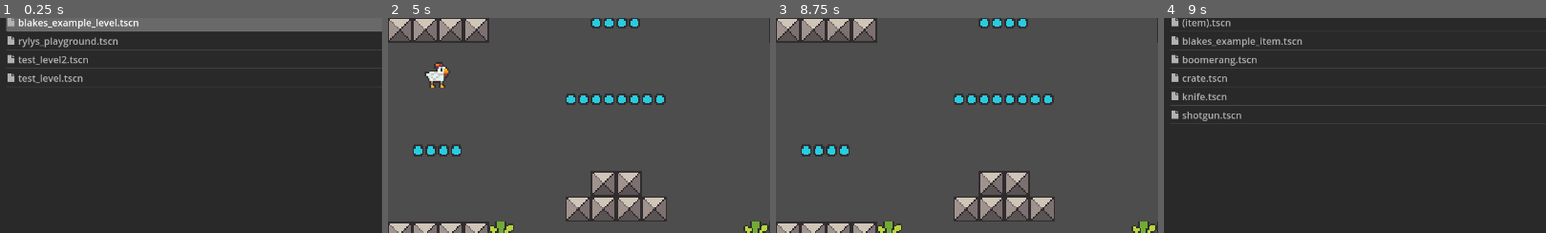
Above: before the commit, frames 1-4 (left to right).
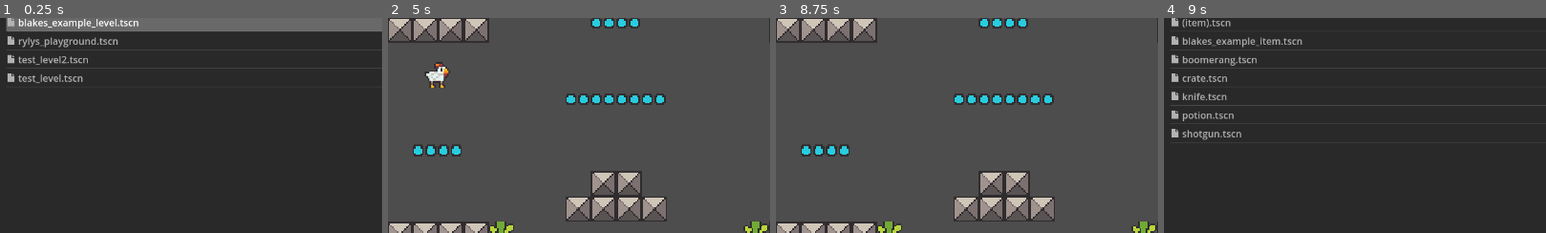
Above: after the commit, the same moments.

Repository: CiberTurtle/GamificationGame
Game: Godot game, scene res://main.tscn
Same seed, same stepped clock (60 frames per second), same inputs: the game is played once before the commit and once after it.
Inputs (mouse positions are % of the whole screen's width and height, from its top left):
- Up to frame 1 (0.25 s): no input
- Up to frame 2 (5 s): click (53, 12) at 0.52 s; type "12" at 0.6 s; click (25, 12) at 1.25 s; click (25, 12) at 2 s; click "Open" at 2.75 s; tap Enter at 3.5 s; move the mouse to (72, 45) at 3.52 s; hold Right (right) 3.53-4.28 s; hold Z (jump) 3.53-4.28 s; click (72, 45) at 3.67 s; move the mouse to (30, 55) at 4.27 s; hold Down (down) from 4.28 s (still down); tap X (action) at 4.35 s; tap Z (jump) at 4.52, 4.55, 4.82 s
- Up to frame 3 (8.75 s): move the mouse to (60, 28) at 5.02 s; release Down (down) at 5.03 s; hold Right (right) 5.03-5.75 s; hold Z (jump) 5.03-5.75 s; tap L at 5.1 s; click (77, 12) at 5.75 s; click (79, 12) at 6.5 s; click "All Recognized (*.tscn, *.scn)" at 7.25 s; click "Cancel" at 8 s
- Up to frame 4 (9 s): tap Space at 8.75 s; move the mouse to (45, 70) at 8.77 s; hold Up (ui_up) from 8.78 s (still down); tap I at 8.85 s; click (45, 70) at 8.92 s
The pictures show only the part of the screen within x 20-70%, y 20-70%; the shares and areas given below are measured in that part.

Frames 1-3 are identical in both runs. In frame 4, 0.7% of the frame differs, in the area x 2-21%, y 43-57%.

Commit message:
Stat Boost
Sorry Ryly I fucked with player, don't think I fucked anything up

Diff:
--- /dev/null
+++ b/items/potion.tscn
@@ -0,0 +1,25 @@
+[gd_scene load_steps=6 format=3 uid="uid://ol87uxcu0ntn"]
+
+[ext_resource type="PackedScene" uid="uid://dww6yjs6qfyhp" path="res://items/(item).tscn" id="1_qrm5i"]
+[ext_resource type="Texture2D" uid="uid://cms5hnpst0cia" path="res://icon.svg" id="2_t44dt"]
+[ext_resource type="Script" path="res://scripts/parts/stat_boost.gd" id="3_cnlcw"]
+[ext_resource type="Script" path="res://scripts/parts/kill.gd" id="4_v6q75"]
+
+[sub_resource type="CircleShape2D" id="CircleShape2D_x0y8i"]
+radius = 6.0
+
+[node name="potion" instance=ExtResource("1_qrm5i")]
+
+[node name="Collision" parent="." index="0"]
+shape = SubResource("CircleShape2D_x0y8i")
+
+[node name="Sprite" parent="." index="1"]
+scale = Vector2(0.1, 0.1)
+texture = ExtResource("2_t44dt")
+
+[node name="Stat Boost" type="Node2D" parent="OnUse" index="1"]
+script = ExtResource("3_cnlcw")
+move_speed_modifier = 2.0
+
+[node name="Kill" type="Node2D" parent="OnUse" index="2"]
+script = ExtResource("4_v6q75")
--- /dev/null
+++ b/scripts/parts/stat_boost.gd
@@ -0,0 +1,18 @@
+extends Node
+
+
+@export var health:=0.0
+@export var max_health:=0.0
+@export var move_speed_modifier:=1.0
+@export var jump_height_modifier:=1.0
+@export var climb_speed_modifier:=1.0
+@export var perma:=false
+@export var duration:=600.0
+
+func trigger():
+	get_owner().player.reset_modifiers()
+	get_owner().player.current_mod_duration = duration
+	get_owner().player.base_health_mod = max_health
+	get_owner().player.move_speed_mod = move_speed_modifier
+	get_owner().player.jump_height_mod = jump_height_modifier
+	get_owner().player.climb_speed_mod = climb_speed_modifier
--- a/scripts/player.gd
+++ b/scripts/player.gd
@@ -11,6 +11,7 @@
 @export_group('Movement', 'move_')
 @export_range(0, 128., 1, 'or_greater', 'suffix:px/s') var move_speed := 64.
 @export_range(0, 128., 1, 'or_greater', 'suffix:px/s') var move_crouch_speed := 32.
+
 
 @export_range(0, 60, 1, 'or_greater', 'suffix:ticks') var move_acc_ticks := 4.
 @onready var move_acc_time := move_acc_ticks / TPS
@@ -30,6 +31,7 @@
 @export_range(0, 128, 1, 'or_greater', 'suffix:px') var jump_height := 48.
 @export_range(0, 120, 1, 'or_greater', 'suffix:ticks') var jump_ticks := 60
 @onready var gravity := Calc.jump_gravity(jump_height, jump_ticks/TPS)
+
 ## The maxinum falling speed based on the jumping speed
 @export var max_fall_ratio := 2.
 @onready var max_fall_speed := Calc.jump_velocity(jump_height, gravity)*max_fall_ratio
@@ -55,6 +57,13 @@
 @export var climb_coyote_time_ticks := 10
 var is_clibing := false
 
+@export_group('Modifiers')
+@export var base_health_mod := 0
+@export var move_speed_mod := 1.0
+@export var jump_height_mod := 1.0
+@export var climb_speed_mod := 1.0
+@export var current_mod_duration := 0.0
+
 @export_group('Other')
 @export_range(0, 128., 1, 'or_greater', 'suffix:px/s')  var extra_ground_dec := 128.
 @export_range(0, 128., 1, 'or_greater', 'suffix:px/s')  var extra_air_dec := 0.
@@ -68,11 +77,15 @@
 @onready var pickup_area: Area2D = %PickupArea
 @onready var ladder_dectector_area: Area2D = %LadderDetectorArea
 
+
+
+
 func _ready() -> void:
 	input = DeviceInput.new(-1)
 
 func _process(delta: float) -> void:
 	process_inputs()
+	check_modifiers(delta)
 
 func reset_movement() -> void:
 	speed_move = 0.
@@ -130,8 +143,8 @@
 		coyote_timer = climb_coyote_time_ticks/TPS
 		return
 
-	speed_vertical = input_move.y * climb_speed_vertical
-	speed_move = input_move.x * climb_speed_horizontal
+	speed_vertical = input_move.y * climb_speed_vertical * climb_speed_mod
+	speed_move = input_move.x * climb_speed_horizontal * climb_speed_mod
 
 	if jump_buffer_timer > 0.:
 		jump_buffer_timer = -1.
@@ -144,7 +157,7 @@
 	move()
 
 func move() -> void:
-	velocity.x = speed_move + speed_extra
+	velocity.x = (speed_move + speed_extra) * move_speed_mod
 	velocity.y = speed_vertical
 
 	move_and_slide()
@@ -224,7 +237,7 @@
 		coyote_timer = 0.
 		jump_buffer_timer = 0.
 
-		var jump_velocity := Calc.jump_velocity(jump_height, gravity)
+		var jump_velocity := Calc.jump_velocity(jump_height, gravity) * jump_height_mod
 		speed_vertical = -jump_velocity
 	jump_buffer_timer -= delta
 
@@ -297,4 +310,18 @@
 	return true
 
 func die() -> void:
-	health = base_health
+	health = base_health + base_health_mod
+
+func check_modifiers(delta):
+	current_mod_duration -= delta * TPS
+	if current_mod_duration < 0:
+		reset_modifiers()
+
+func reset_modifiers():
+	base_health_mod = 0
+	if health > base_health:
+		health = base_health
+	move_speed_mod = 1.0
+	jump_height_mod = 1.0
+	climb_speed_mod = 1.0
+	current_mod_duration = 0.0
